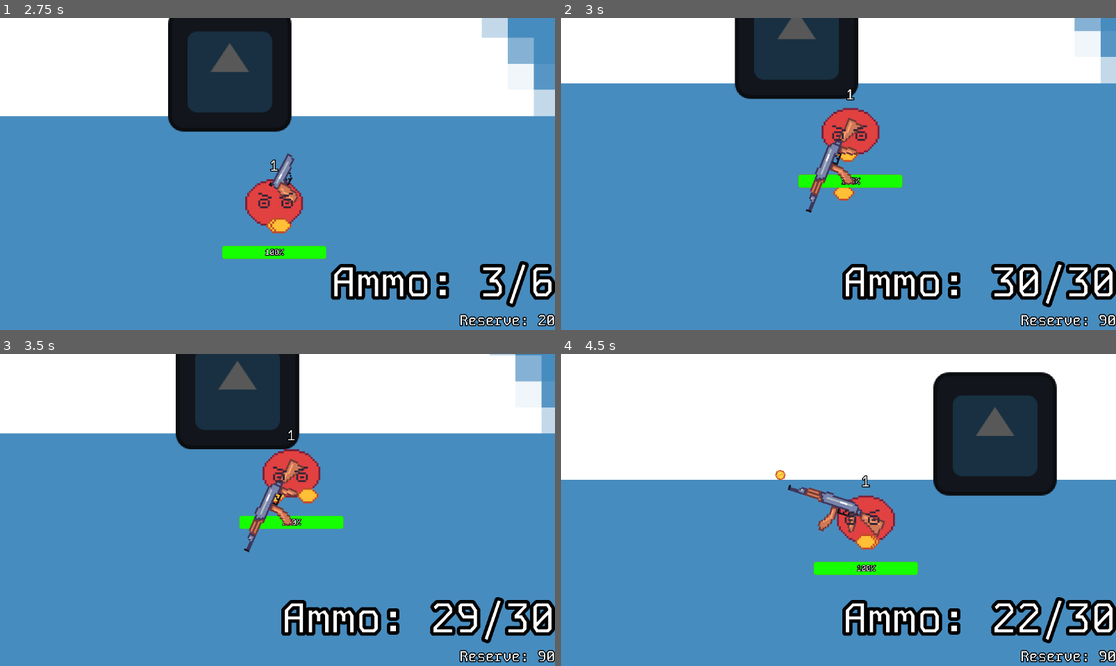
Above: before the commit, frames 1-4 (two rows, left to right).
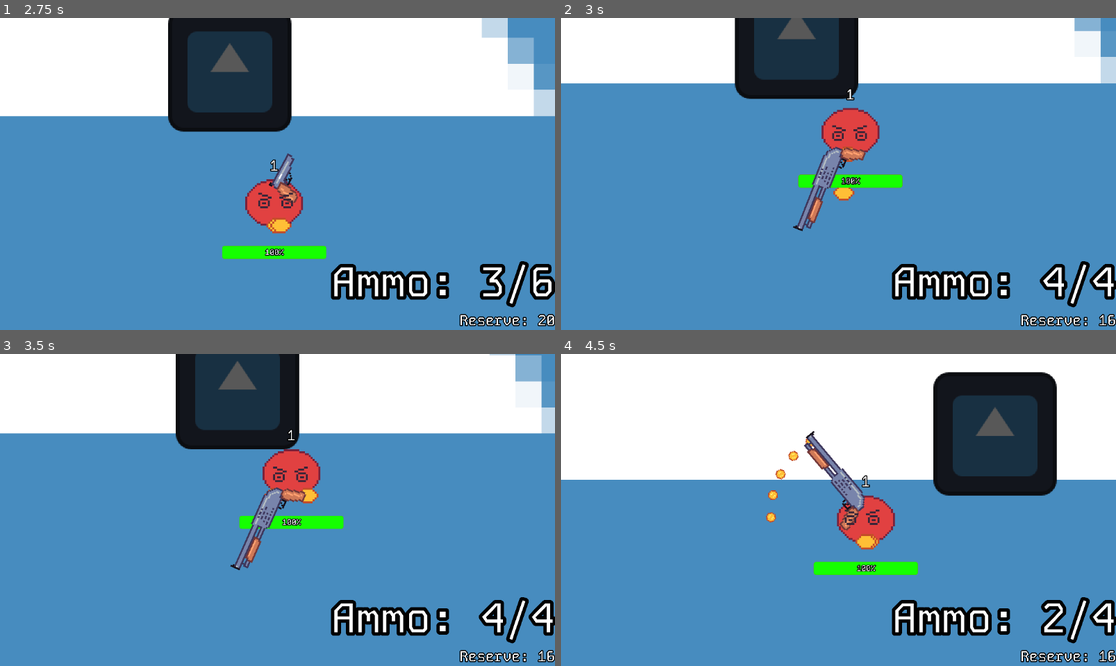
Above: after the commit, the same moments.

Repository: Shuflduf/MultiMurder
Game: Godot game, scene res://scenes/main.tscn
Same seed, same stepped clock (60 frames per second), same inputs: the game is played once before the commit and once after it. This scene is started directly instead of the project's main scene. The engine's default icon, where the game draws it, is replaced by a stand-in: a white triangle on a blue panel in a dark square.
Inputs (mouse positions are in pixels of both pictures, inside the frame that each line leads up to):
- Up to frame 1 (2.75 s): tap Enter at 0.5 s; move the mouse to (399, 158) at 0.52 s; press the mouse at (399, 158) at 0.53 s; hold D (right) 0.53-1.28 s; move the mouse to (166, 189) at 1.27 s; release the mouse at (166, 189) at 1.28 s; hold S (down) 1.28-2.03 s; click (166, 189) at 1.35 s; move the mouse to (333, 105) at 2.02 s; hold D (right) from 2.03 s (still down); hold 1 (switch_1) from 2.03 s (still down); click (333, 105) at 2.3 s
- Up to frame 2 (3 s): move the mouse to (810, 236) at 2.77 s; release D (right) at 2.78 s; release 1 (switch_1) at 2.78 s; hold W (up) from 2.78 s (still down); tap 2 (switch_2) at 2.85 s
- Up to frame 3 (3.5 s): keep holding W (up); click (249, 572) at 3.05 s
- Up to frame 4 (4.5 s): move the mouse to (1005, 556) at 3.52 s; release W (up) at 3.53 s; press the mouse at (1005, 556) at 3.53 s; hold A (left) from 3.53 s (still down); move the mouse to (672, 463) at 4.27 s; release the mouse at (672, 463) at 4.28 s; click (672, 463) at 4.35 s

Frame 1 is identical in both runs. In frame 2, 5.2% of the frame differs, in the area x 41-100%, y 31-99%; in frame 3, 5.1%; in frame 4, 5.7%, in the area x 36-100%, y 24-99%.

Commit message:
SHOTGUN RELOAD

Diff:
--- a/scenes/guns/shotgun.tscn
+++ b/scenes/guns/shotgun.tscn
@@ -10,12 +10,21 @@
 spread = 60
 neat_spread = true
 fire_speed = 0.4
+clip = 4
+reserve = 16
 recoil = 20
+reload_speed = 3.0
 
 [node name="Sprite2D" parent="barrel" index="0"]
 position = Vector2(47, 0)
 scale = Vector2(3.5, 3.5)
 texture = ExtResource("3_yn016")
 
-[node name="BulletPoint" parent="barrel" index="1"]
-position = Vector2(137, -28)
+[node name="BulletPoint" parent="barrel/Flip" index="0"]
+position = Vector2(136, -28)
+
+[node name="ReloadIndicator" parent="barrel/Flip" index="1"]
+offset_left = 100.0
+offset_top = -76.0
+offset_right = 138.0
+offset_bottom = -38.0
--- a/scenes/player.tscn
+++ b/scenes/player.tscn
@@ -2,9 +2,9 @@
 
 [ext_resource type="Script" path="res://scripts/player.gd" id="1_2vvyq"]
 [ext_resource type="Script" path="res://scripts/move_c.gd" id="2_2ophi"]
+[ext_resource type="PackedScene" uid="uid://bybw21gfe5tog" path="res://scenes/guns/shotgun.tscn" id="3_2hw6p"]
 [ext_resource type="PackedScene" uid="uid://bj2ddbtirkem" path="res://scenes/guns/revolver.tscn" id="4_jhe37"]
 [ext_resource type="PackedScene" uid="uid://dtd46rnlr7en4" path="res://scenes/red_avatar.tscn" id="4_neo6e"]
-[ext_resource type="PackedScene" uid="uid://b4321xovw1xhi" path="res://scenes/guns/ak.tscn" id="5_f8kch"]
 [ext_resource type="PackedScene" uid="uid://bchpxrh8u3cih" path="res://scenes/hud.tscn" id="6_52mw6"]
 [ext_resource type="LabelSettings" uid="uid://qhfcbntgbe61" path="res://resources/heading3.tres" id="7_b2ah7"]
 [ext_resource type="FontFile" uid="uid://7ubvujxllbci" path="res://assets/KodeMono.ttf" id="8_ld7ak"]
@@ -50,7 +50,7 @@
 collision_layer = 2
 script = ExtResource("1_2vvyq")
 synchronizer = NodePath("MultiplayerSynchronizer")
-weapons = Array[PackedScene]([ExtResource("4_jhe37"), ExtResource("5_f8kch")])
+weapons = Array[PackedScene]([ExtResource("4_jhe37"), ExtResource("3_2hw6p")])
 
 [node name="Weapon" type="Node2D" parent="."]
 
--- a/scripts/guns/shotgun.gd
+++ b/scripts/guns/shotgun.gd
@@ -20,6 +20,8 @@
 	calculate_spread()
 
 func shoot():
+	if ammo <= 0:
+		return
 	for pellet in pellet_count:
 		var bullet_offset: float
 
